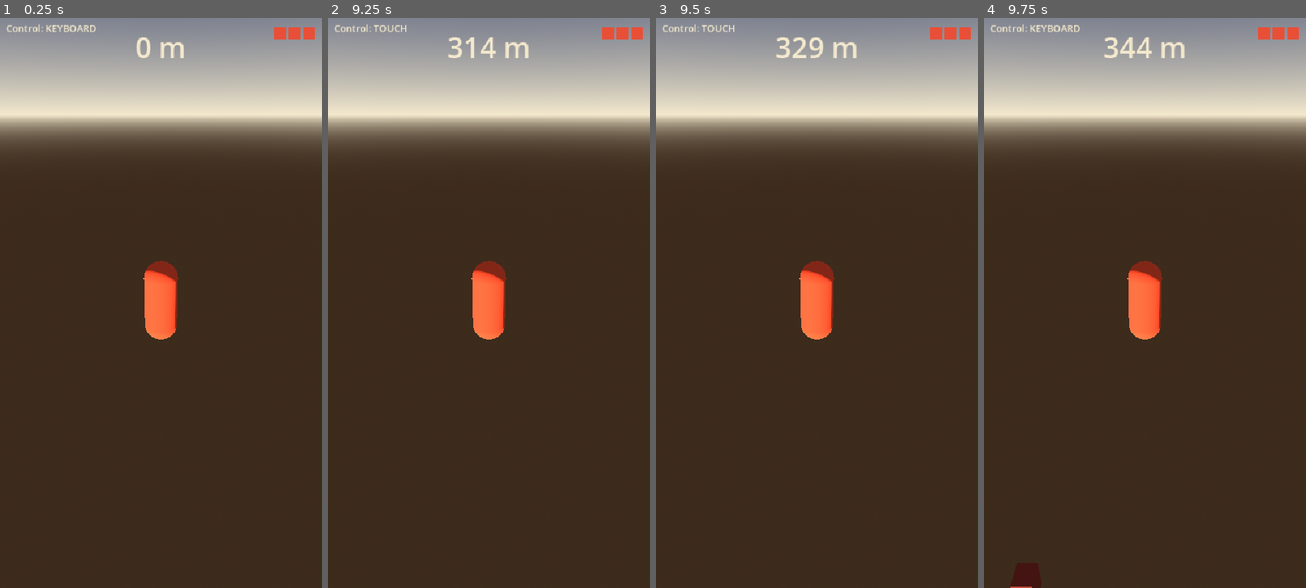
Above: before the commit, frames 1-4 (left to right).
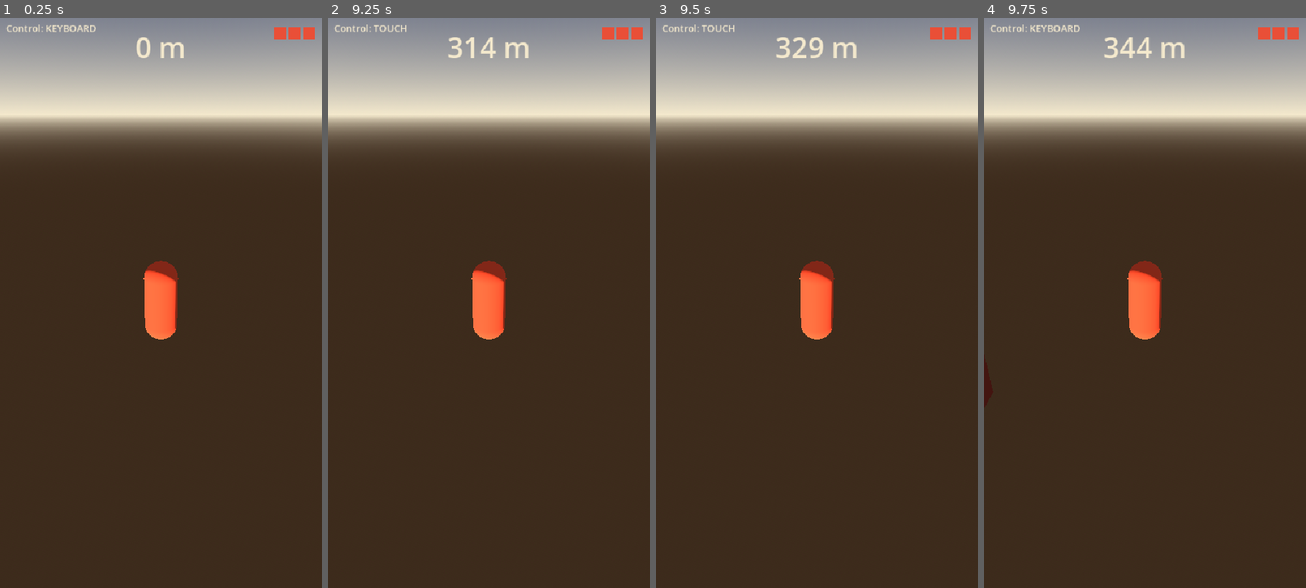
Above: after the commit, the same moments.

Repository: quvntvn/Hyperdive
Game: Godot game, scene res://scenes/game/main_game.tscn
The game is run twice, just before and just after one commit, with the same random seed, the same clock (stepped at 60 frames per second) and the same inputs.
Inputs (mouse positions are in pixels of both pictures, inside the frame that each line leads up to):
- Up to frame 1 (0.25 s): no input
- Up to frame 2 (9.25 s): tap Enter at 0.5 s; move the mouse to (559, 274) at 0.52 s; hold D (move_right) 0.53-1.25 s; tap 1 at 0.6, 5.1 s; click (559, 274) at 0.67 s; drag from (424, 331) to (472, 417) at 1.27 s; move the mouse to (521, 177) at 2.02 s; hold D (move_right) 2.03-2.75 s; tap 3 at 2.1, 6.6 s; tap Space at 2.75 s; drag from (472, 417) to (392, 217) at 2.77 s; move the mouse to (585, 388) at 3.52 s; hold A (move_left) 3.53-4.25 s; tap 2 at 3.6, 8.1 s; drag from (392, 217) to (440, 160) at 4.27 s; move the mouse to (505, 303) at 5.02 s; hold A (move_left) 5.03-5.75 s; click (505, 303) at 5.17 s; drag from (440, 160) to (424, 331) at 5.77 s; move the mouse to (559, 274) at 6.52 s; hold D (move_right) 6.53-7.25 s; drag from (424, 331) to (472, 417) at 7.27 s; move the mouse to (521, 177) at 8.02 s; hold A (move_left) 8.03-8.75 s; drag from (472, 417) to (392, 217) at 8.77 s
- Up to frame 3 (9.5 s): no input
- Up to frame 4 (9.75 s): move the mouse to (1241, 388) at 9.52 s; hold D (move_right) from 9.53 s (still down); tap 1 at 9.6 s; click (1241, 388) at 9.67 s

Frames 1-3 are identical in both runs. In frame 4, less than 0.1% of the frame differs, in the area x 8-15%, y 99-100%.

Commit message:
tune(gameplay): obstacles +50% largeur, espacement x3
BoxMesh/BoxShape3D 0.6 → 0.9 sur X et Z.
SPAWN_INTERVAL_Y 2.4 → 7.2 pour réduire la densité d'obstacles.

Co-Authored-By: Claude Sonnet 4.6 <noreply@anthropic.com>

Diff:
--- a/hyperdive/scenes/obstacles/obstacle_box.tscn
+++ b/hyperdive/scenes/obstacles/obstacle_box.tscn
@@ -8,10 +8,10 @@
 
 [sub_resource type="BoxMesh" id="BoxMesh_1"]
 material = SubResource("StandardMaterial3D_1")
-size = Vector3(0.6, 1.0, 0.6)
+size = Vector3(0.9, 1.0, 0.9)
 
 [sub_resource type="BoxShape3D" id="BoxShape3D_1"]
-size = Vector3(0.6, 1.0, 0.6)
+size = Vector3(0.9, 1.0, 0.9)
 
 [node name="ObstacleBox" type="StaticBody3D" groups=["obstacles"]]
 script = ExtResource("Script_1")
--- a/hyperdive/scripts/gameplay/obstacle_spawner.gd
+++ b/hyperdive/scripts/gameplay/obstacle_spawner.gd
@@ -5,7 +5,7 @@
 @export var player_path: NodePath
 @export var obstacle_scene: PackedScene
 
-const SPAWN_INTERVAL_Y: float = 2.4
+const SPAWN_INTERVAL_Y: float = 7.2
 const SPAWN_AHEAD: float = 30.0
 const CORRIDOR_HALF_WIDTH: float = 3.0
 const DESPAWN_BEHIND: float = 15.0
